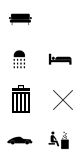
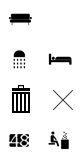
Layers edited between the first and the second 80×160 image:
added layer "logo" above "GARAGE" over (x1=8, y1=134, x2=29, y2=148)
